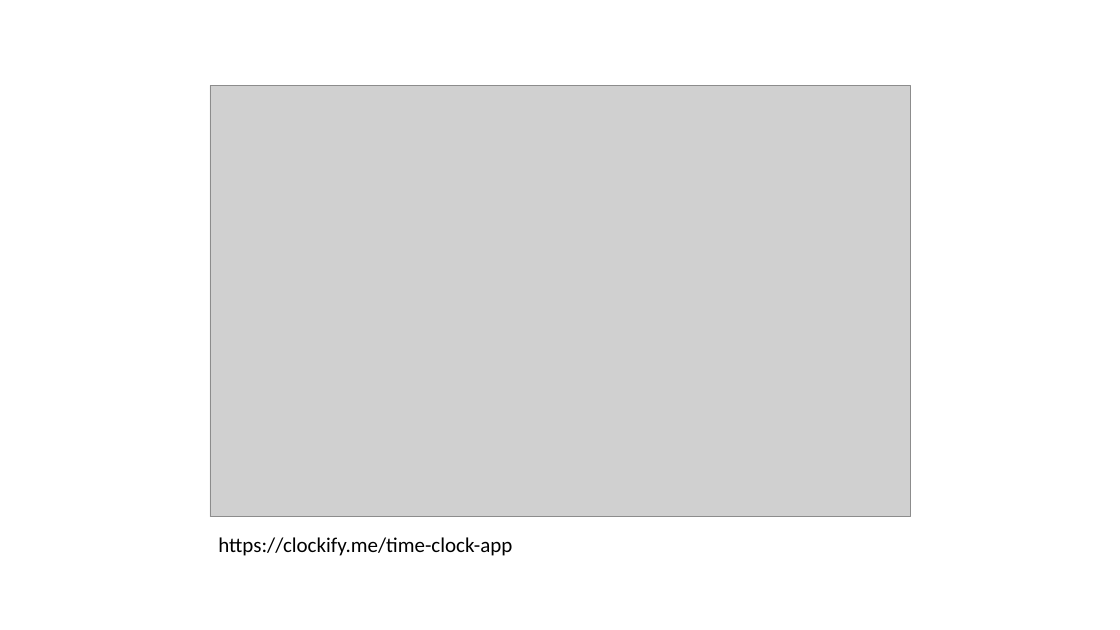
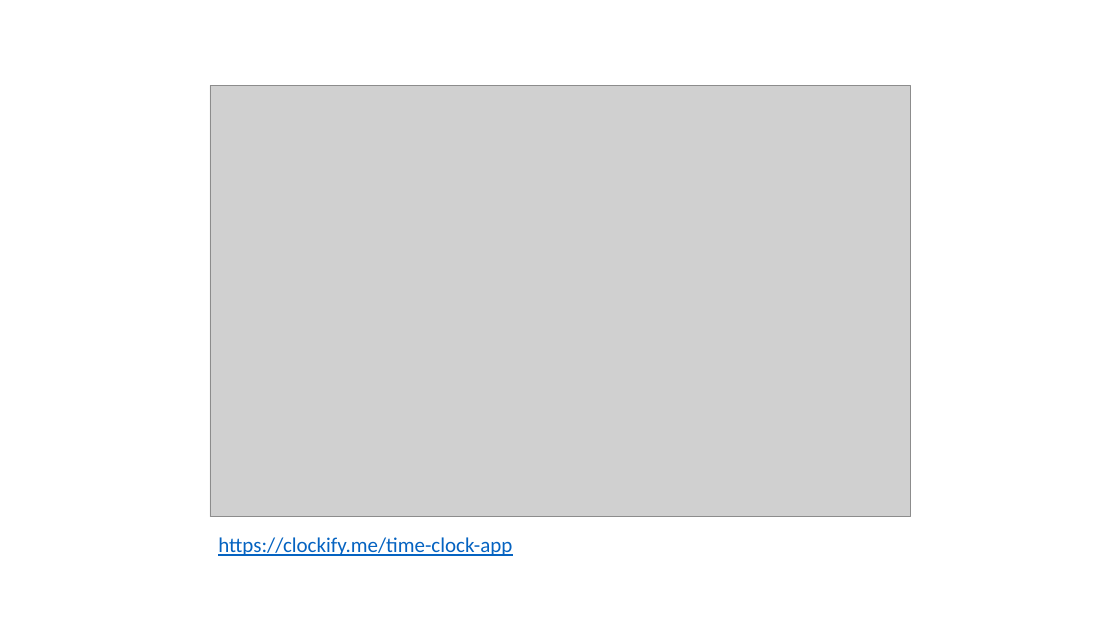
Before and after one commit to Iionsroar/lab-monitoring, a slide deck: slide 2 of ..frontend-references.pptx. Drawn at 1120x630 pixels with LibreOffice and Linux fonts; fonts in the diff are those of the drawing; grey boxes stand for pictures. Boxes give left, top, right and bottom in pixels: in the first picture for what was removed or moved away, otherwise in the second. Text is boxed around its words. In the diff, an @@ line names an element or a change of style, - is before the commit and + after.

```diff
--- a/..frontend-references.pptx
+++ b/..frontend-references.pptx
@@ text "https://clockify.me/time-clock-app" at <box>218,537,512,556</box>: text colour #000000 to #0563C1, underline on @@
```
Also in this commit, not shown: 4 slides added, 6 other files.
